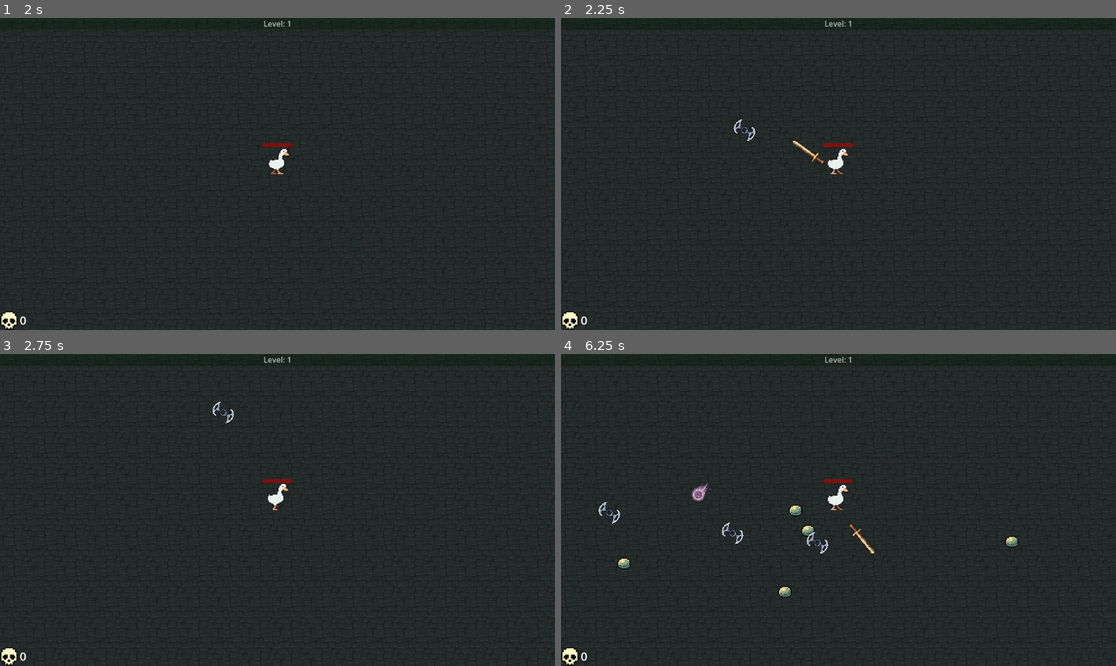
Above: before the commit, frames 1-4 (two rows, left to right).
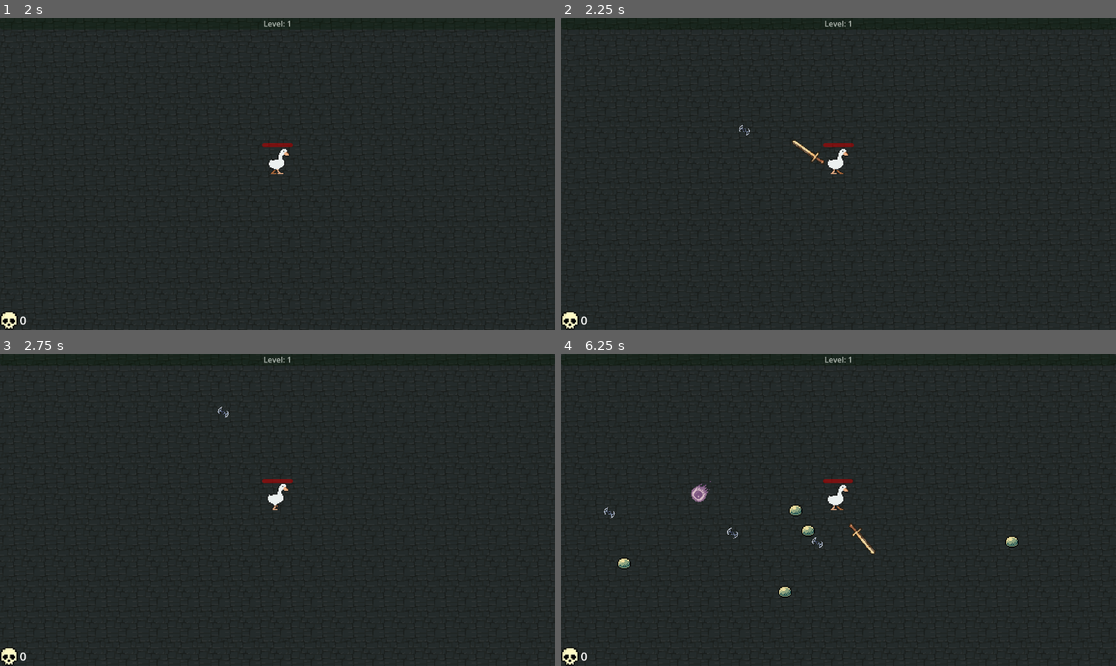
Above: after the commit, the same moments.

Repository: arko-poet/godot-games
Game: Godot game, scene res://sauce/main.tscn
Same seed, same stepped clock (60 frames per second), same inputs: the game is played once before the commit and once after it.
Inputs:
- Up to frame 1 (2 s): tap Enter at 0.5 s; hold D (move_right) 0.53-1.28 s; hold S (move_down) from 1.28 s (still down)
- Up to frame 2 (2.25 s): release S (move_down) at 2.03 s; hold D (move_right) from 2.03 s (still down)
- Up to frame 3 (2.75 s): keep holding D (move_right)
- Up to frame 4 (6.25 s): release D (move_right) at 2.78 s; hold W (move_up) 2.78-3.53 s; hold A (move_left) 3.53-5.03 s; hold S (move_down) 5.03-5.78 s; hold D (move_right) from 5.78 s (still down)

Frame 1 is identical in both runs. In frame 2, 0.1% of the frame differs, in the area x 31-36%, y 32-40%; in frame 3, 0.1%; in frame 4, 0.4%, in the area x 6-49%, y 40-65%.

Commit message:
refactor(survivors): generic projectile type

Diff:
--- a/survivors/sauce/chakram.gd
+++ b/survivors/chakram.gd
@@ -1,10 +1,8 @@
-extends Area2D
+extends Projectile
 
 const MIN_CHANGE_OF_RADIUS := 50
 const RATE_OF_CHANGE_OF_RADIUS := 1500
 const ANGULAR_SPEED := 3.0
-var damage : int
-var direction : Vector2
 var radius := 0.0
 var angle := 0.0
 var center : Vector2
@@ -22,12 +20,3 @@
 
 	angle += ANGULAR_SPEED * delta
 	global_position = center + Vector2(cos(angle), sin(angle)) * radius
-
-
-func _on_ttl_timeout() -> void:
-	queue_free()
-
-
-func _on_body_entered(body: Node2D) -> void:
-	if body.is_in_group("monsters"):
-		body.call_deferred("hit", damage)
--- a/survivors/sauce/chakram.tscn
+++ b/survivors/sauce/chakram.tscn
@@ -1,10 +1,11 @@
 [gd_scene format=3 uid="uid://c1xxl37c8ca6i"]
 
-[ext_resource type="Script" uid="uid://cin4g2ejeeree" path="res://sauce/chakram.gd" id="1_dgn7x"]
+[ext_resource type="Script" uid="uid://od16htrdmn74" path="res://chakram.gd" id="1_dgn7x"]
+[ext_resource type="PackedScene" uid="uid://7qjv0qyipjw8" path="res://sauce/projectile.tscn" id="1_gvym2"]
 [ext_resource type="Texture2D" uid="uid://c7b5oxumeoosy" path="res://assets/Trap and Weapon/00 All.png" id="2_gvym2"]
 
 [sub_resource type="CircleShape2D" id="CircleShape2D_qpfu8"]
-radius = 24.0
+radius = 25.298223
 
 [sub_resource type="AtlasTexture" id="AtlasTexture_jhkpg"]
 atlas = ExtResource("2_gvym2")
@@ -42,32 +43,22 @@
 "values": [0.0, 6.283185307179586]
 }
 
-[sub_resource type="AnimationLibrary" id="AnimationLibrary_hrnoj"]
+[sub_resource type="AnimationLibrary" id="AnimationLibrary_ep12q"]
 _data = {
 &"RESET": SubResource("Animation_ep12q"),
 &"rotation": SubResource("Animation_xpvw7")
 }
 
-[node name="Chakram" type="Area2D" unique_id=140805019]
-scale = Vector2(0.5, 0.5)
-collision_layer = 8
-collision_mask = 4
+[node name="Chakram" unique_id=1721435030 instance=ExtResource("1_gvym2")]
+scale = Vector2(0.25, 0.25)
 script = ExtResource("1_dgn7x")
 
-[node name="Collision" type="CollisionShape2D" parent="." unique_id=2143847978]
+[node name="Collision" parent="." index="0" unique_id=137886357]
 shape = SubResource("CircleShape2D_qpfu8")
 
-[node name="Sprite" type="Sprite2D" parent="." unique_id=1076513225]
+[node name="Sprite" type="Sprite2D" parent="." index="2" unique_id=412437909]
 texture = SubResource("AtlasTexture_jhkpg")
 
-[node name="Animation" type="AnimationPlayer" parent="." unique_id=1668143449]
-libraries/ = SubResource("AnimationLibrary_hrnoj")
+[node name="Animation" type="AnimationPlayer" parent="." index="3" unique_id=1444101290]
+libraries/ = SubResource("AnimationLibrary_ep12q")
 autoplay = &"rotation"
-
-[node name="TTL" type="Timer" parent="." unique_id=25831983]
-wait_time = 10.0
-one_shot = true
-autostart = true
-
-[connection signal="body_entered" from="." to="." method="_on_body_entered"]
-[connection signal="timeout" from="TTL" to="." method="_on_ttl_timeout"]
--- a/survivors/sauce/fireball.gd
+++ b/survivors/sauce/fireball.gd
@@ -1,9 +1,9 @@
 class_name Fireball
-extends Area2D
+extends Projectile
+
 
 const BASE_SPEED := 100
-var direction := Vector2.ZERO
-var damage : int
+
 
 func _physics_process(delta: float) -> void:
 	position += direction * BASE_SPEED * delta
@@ -13,7 +13,3 @@
 	if body.is_in_group("monsters"):
 		body.call_deferred("hit", damage)
 		queue_free()
-
-
-func _on_ttl_timeout() -> void:
-	queue_free()
--- a/survivors/sauce/fireball.tscn
+++ b/survivors/sauce/fireball.tscn
@@ -1,7 +1,8 @@
-[gd_scene format=3 uid="uid://urwbna5m5nfd"]
+[gd_scene format=3 uid="uid://7phw4cyec6q1"]
 
 [ext_resource type="Texture2D" uid="uid://b7eixecff1h8w" path="res://assets/fire_bullets/All_Fire_Bullet_Pixel_16x16_06.png" id="1_jqpc6"]
-[ext_resource type="Script" uid="uid://banmx6f4cmjjr" path="res://sauce/fireball.gd" id="1_t6b4q"]
+[ext_resource type="PackedScene" uid="uid://7qjv0qyipjw8" path="res://sauce/projectile.tscn" id="1_l8gjs"]
+[ext_resource type="Script" uid="uid://3co8rsy58qsh" path="res://sauce/fireball.gd" id="1_t6b4q"]
 
 [sub_resource type="AtlasTexture" id="AtlasTexture_qujof"]
 atlas = ExtResource("1_jqpc6")
@@ -39,27 +40,16 @@
 "speed": 8.0
 }]
 
-[sub_resource type="CircleShape2D" id="CircleShape2D_t6b4q"]
+[sub_resource type="CircleShape2D" id="CircleShape2D_amh8k"]
 radius = 8.0
 
-[node name="Fireball" type="Area2D" unique_id=1021673665]
-collision_layer = 8
-collision_mask = 4
+[node name="Fireball" unique_id=1721435030 instance=ExtResource("1_l8gjs")]
 script = ExtResource("1_t6b4q")
 
-[node name="Animated" type="AnimatedSprite2D" parent="." unique_id=1160971174]
-sprite_frames = SubResource("SpriteFrames_h4qhm")
+[node name="Animated" type="AnimatedSprite2D" parent="." index="0" unique_id=1955013424]
+sprite_frames = SubResource("SpriteFrames_kvvf7")
 autoplay = "default"
-frame_progress = 0.8357158
 
-[node name="Collision" type="CollisionShape2D" parent="." unique_id=1313145955]
-position = Vector2(3, 0)
-shape = SubResource("CircleShape2D_t6b4q")
-
-[node name="TTL" type="Timer" parent="." unique_id=929566586]
-wait_time = 10.0
-one_shot = true
-autostart = true
-
-[connection signal="body_entered" from="." to="." method="_on_body_entered"]
-[connection signal="timeout" from="TTL" to="." method="_on_ttl_timeout"]
+[node name="Collision" parent="." index="1" unique_id=137886357]
+position = Vector2(4, 0)
+shape = SubResource("CircleShape2D_amh8k")
--- /dev/null
+++ b/survivors/sauce/projectile.gd
@@ -0,0 +1,13 @@
+class_name Projectile
+extends Node2D
+
+var damage : int
+var direction : Vector2
+
+func _on_ttl_timeout() -> void:
+	queue_free()
+
+
+func _on_body_entered(body: Node2D) -> void:
+	if body.is_in_group("monsters"):
+		body.call_deferred("hit", damage)
--- /dev/null
+++ b/survivors/sauce/projectile.tscn
@@ -0,0 +1,18 @@
+[gd_scene format=3 uid="uid://7qjv0qyipjw8"]
+
+[ext_resource type="Script" uid="uid://co85uoh2uv8pf" path="res://sauce/projectile.gd" id="1_2vqht"]
+
+[node name="Projectile" type="Area2D" unique_id=1721435030]
+collision_layer = 8
+collision_mask = 4
+script = ExtResource("1_2vqht")
+
+[node name="Collision" type="CollisionShape2D" parent="." unique_id=137886357]
+
+[node name="TTL" type="Timer" parent="." unique_id=1338851581]
+wait_time = 10.0
+one_shot = true
+autostart = true
+
+[connection signal="body_entered" from="." to="." method="_on_body_entered"]
+[connection signal="timeout" from="TTL" to="." method="_on_ttl_timeout"]
Not shown, added: survivors/chakram.gd.uid
Not shown, removed: survivors/sauce/chakram.gd.uid
Not shown, changed: survivors/sauce/fireball.gd.uid
Not shown: 1 places in survivors/sauce/fireball.tscn that only renumber resources
Not shown, added: survivors/sauce/projectile.gd.uid
